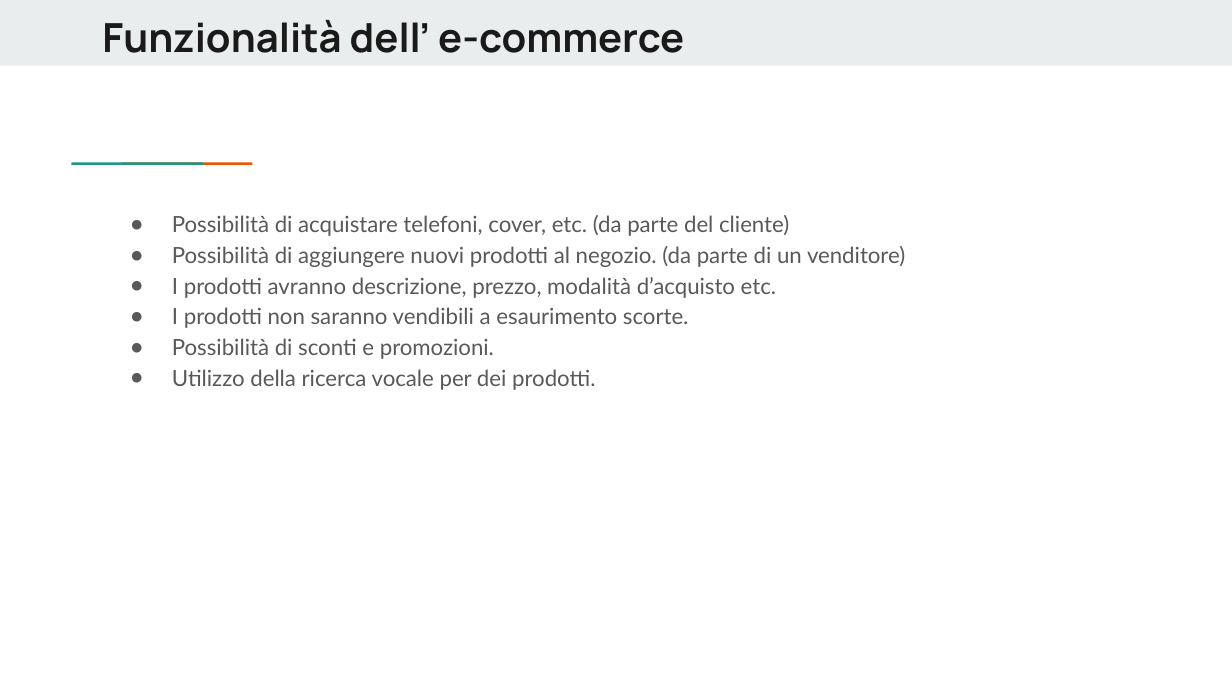
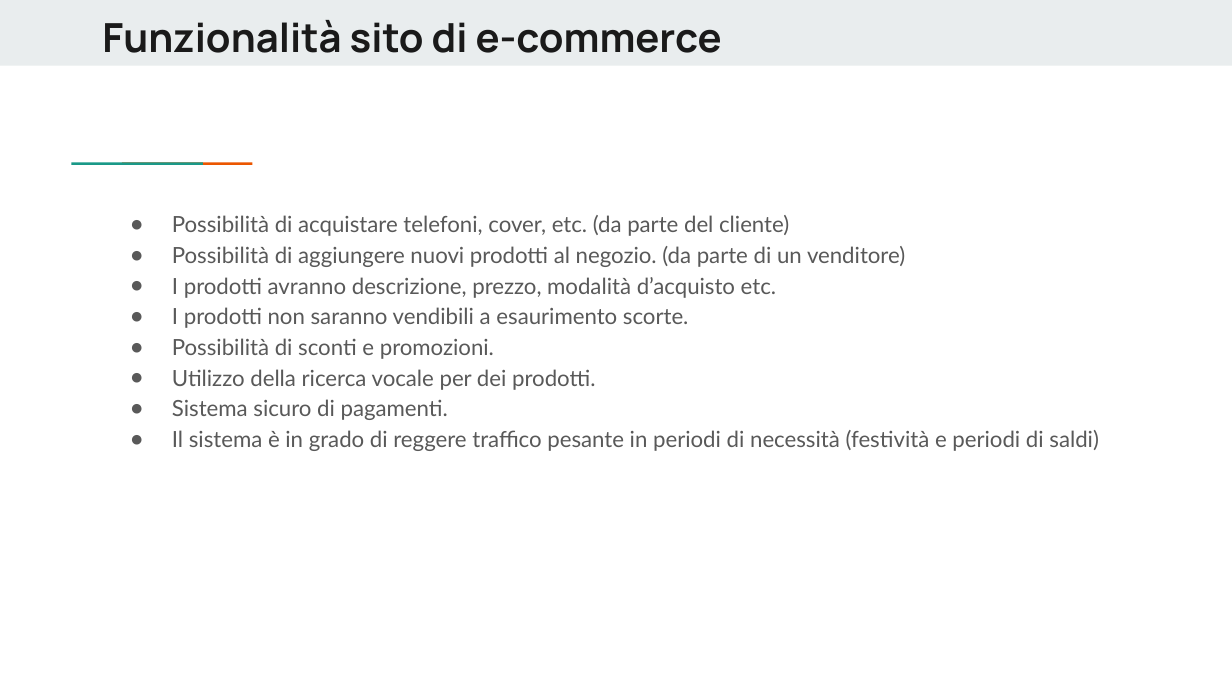
Before and after one commit to salvsant/E-commerce-di-smartphone, a slide deck: slide 2 of Presentazione Tech Web(3).pptx. Drawn at 1232x693 pixels with LibreOffice and Linux fonts; fonts in the diff are those of the drawing. Boxes give left, top, right and bottom in pixels: in the first picture for what was removed or moved away, otherwise in the second. Text is boxed around its words. In the diff, an @@ line names an element or a change of style, - is before the commit and + after.

Commit message:
Added project

```diff
--- a/Presentazione Tech Web(3).pptx
+++ b/Presentazione Tech Web(3).pptx
@@ title at [102,20,722,53]: text changed @@
-Funzionalità dell’ e-commerce
+Funzionalità sito di e-commerce
@@ text at [172,399,1099,451]: paragraphs added @@
+● Sistema sicuro di pagamenti.
+● Il sistema è in grado di reggere traffico pesante in periodi di necessità (festività e periodi di saldi)
```
